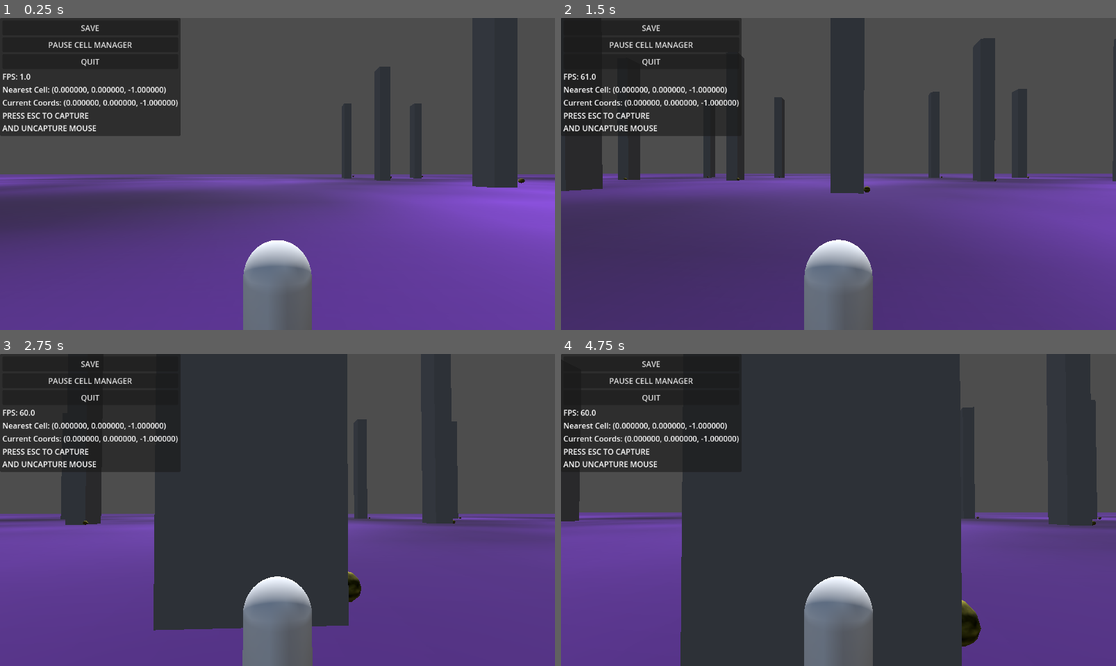
Above: before the commit, frames 1-4 (two rows, left to right).
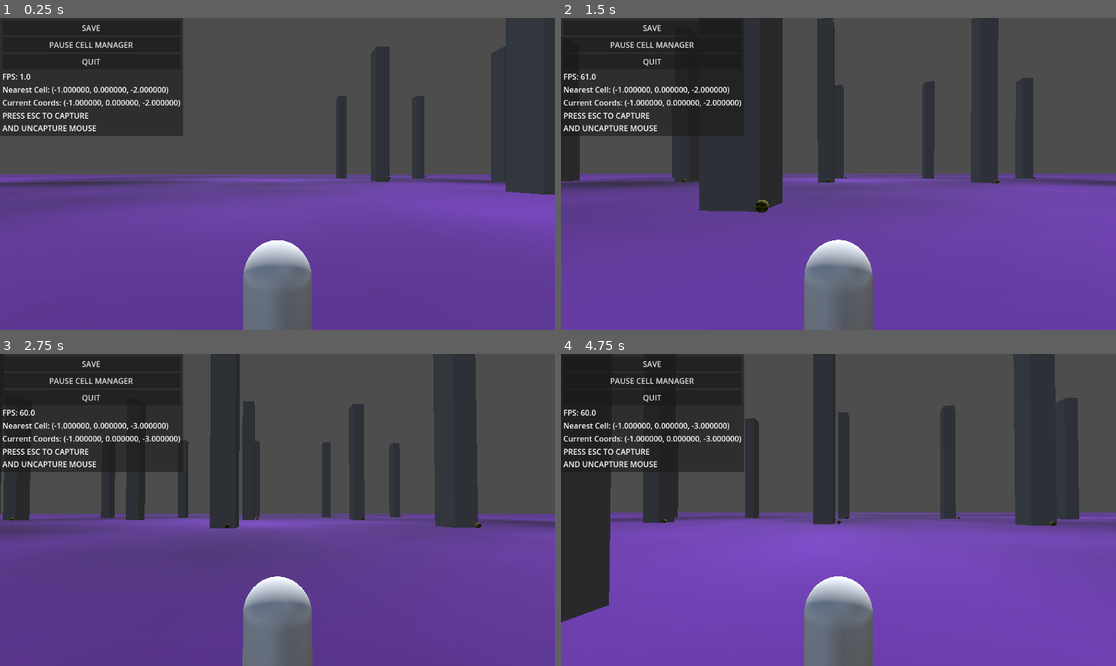
Above: after the commit, the same moments.

Repository: liamhendricks/cellblock
Game: Godot game, scene res://World.tscn
Same seed, same stepped clock (60 frames per second), same inputs: the game is played once before the commit and once after it.
Inputs (mouse positions are in pixels of both pictures, inside the frame that each line leads up to):
- Up to frame 1 (0.25 s): no input
- Up to frame 2 (1.5 s): move the mouse to (866, 174) at 0.52 s; hold W (forward) from 0.53 s (still down); move the mouse to (810, 174) at 1.27 s
- Up to frame 3 (2.75 s): keep holding W (forward); move the mouse to (288, 503) at 2.02 s
- Up to frame 4 (4.75 s): keep holding W (forward); move the mouse to (832, 516) at 2.77 s; move the mouse to (877, 513) at 3.52 s; move the mouse to (794, 506) at 4.27 s

The runs differ from the first frame. In frame 1, 20% of the frame differs, in the area x 0-100%, y 0-81%; in frame 2, 47%; in frame 3, 34%; in frame 4, 68%, in the area x 0-100%, y 0-100%.

Commit message:
more documentation updates

Diff:
--- a/project/World.tscn
+++ b/project/World.tscn
@@ -39,9 +39,10 @@
 shape = SubResource("ConcavePolygonShape3D_bcbcq")
 
 [node name="Player" parent="." instance=ExtResource("2_js7pq")]
-transform = Transform3D(1, 0, 0, 0, 1, 0, 0, 0, 1, 0, 1.57055, -5.99115)
+transform = Transform3D(1, 0, 0, 0, 1, 0, 0, 0, 1, -41.3555, 1.571, -70.9131)
 
 [node name="CellAnchor" parent="." instance=ExtResource("2_2dftf")]
+transform = Transform3D(1, 0, 0, 0, 1, 0, 0, 0, 1, -250, 0, -250)
 cell_registry = ExtResource("4_p1v5b")
 
 [node name="WorldEnvironment" type="WorldEnvironment" parent="."]
--- a/project/cells/cell_-5_0_-5.tscn
+++ b/project/cells/cell_-5_0_-5.tscn
@@ -1,22 +1,27 @@
-[gd_scene load_steps=5 format=3 uid="uid://fwu6g1dtt5uq"]
+[gd_scene load_steps=4 format=3 uid="uid://fwu6g1dtt5uq"]
 
 [ext_resource type="Script" uid="uid://cuh238b5eycuy" path="res://addons/cellblock/cell.gd" id="1_udcyo"]
 [ext_resource type="PackedScene" uid="uid://b8dsv02bisyox" path="res://StaticObjectExample.tscn" id="2_5q2s6"]
 [ext_resource type="PackedScene" uid="uid://dhl8wnvosccbo" path="res://MutableObjectExample.tscn" id="3_1nwyi"]
-[ext_resource type="Script" uid="uid://x1pkhw7yjo6v" path="res://mutable_object.gd" id="4_b50ys"]
 
 [node name="Cell" type="Node3D"]
 script = ExtResource("1_udcyo")
 
 [node name="Statics" type="Node3D" parent="."]
 
-[node name="block" type="StaticBody3D" parent="Statics" instance=ExtResource("2_5q2s6")]
+[node name="block" parent="Statics" instance=ExtResource("2_5q2s6")]
+transform = Transform3D(1, 0, 0, 0, 1, 0, 0, 0, 1, -13.3275, 0, 8.1564)
+
+[node name="block2" parent="Statics" instance=ExtResource("2_5q2s6")]
+transform = Transform3D(1, 0, 0, 0, 1, 0, 0, 0, 1, 0, 0, -22.2267)
+
+[node name="block3" parent="Statics" instance=ExtResource("2_5q2s6")]
+transform = Transform3D(1, 0, 0, 0, 1, 0, 0, 0, 1, -41.4632, 0, -22.2267)
 
 [node name="Objects" type="Node3D" parent="."]
 
-[node name="ball" type="RigidBody3D" parent="Objects" instance=ExtResource("3_1nwyi")]
-transform = Transform3D(1, 0, 0, 0, 1, 0, 0, 0, 1, 4, 2, 2)
-script = ExtResource("4_b50ys")
+[node name="ball" parent="Objects" instance=ExtResource("3_1nwyi")]
+transform = Transform3D(1, 0, 0, 0, 1, 0, 0, 0, 1, 11.383, 2, 13.759)
 
 [node name="Characters" type="Node3D" parent="."]
 
--- a/project/cells/cell_0_0_0.tscn
+++ b/project/cells/cell_0_0_0.tscn
@@ -11,6 +11,13 @@
 [node name="Statics" type="Node3D" parent="."]
 
 [node name="block" type="StaticBody3D" parent="Statics" instance=ExtResource("2_7fwra")]
+transform = Transform3D(1, 0, 0, 0, 1, 0, 0, 0, 1, 0, 0, -15.0007)
+
+[node name="block2" parent="Statics" instance=ExtResource("2_7fwra")]
+transform = Transform3D(1, 0, 0, 0, 1, 0, 0, 0, 1, 0, 0, 25.1576)
+
+[node name="block3" parent="Statics" instance=ExtResource("2_7fwra")]
+transform = Transform3D(1, 0, 0, 0, 1, 0, 0, 0, 1, -32.4856, 0, 7.80695)
 
 [node name="Objects" type="Node3D" parent="."]
 
Not shown, added: docs/cellblock_example2.gif
Not shown, removed: docs/setup1.png
Not shown, added: docs/setup2.png
Not shown, changed: readme.md
